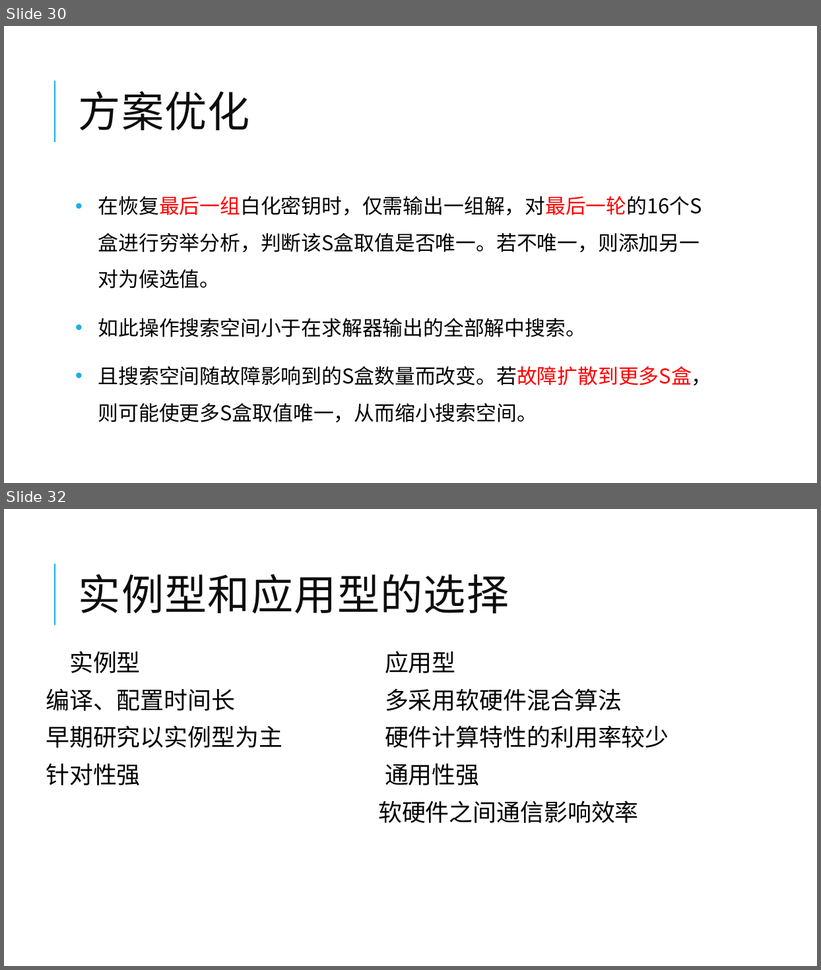
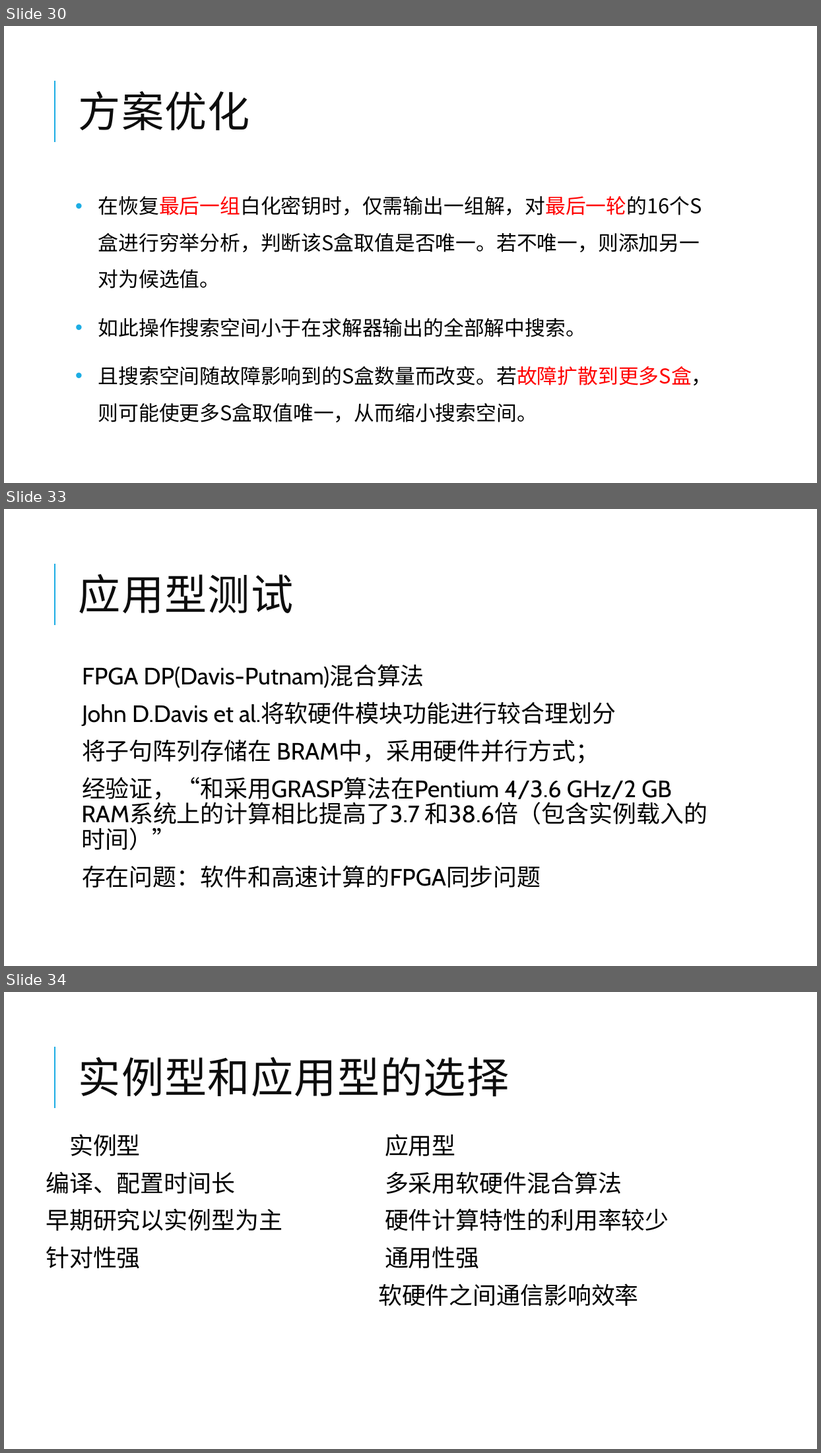
Before and after one commit to yberlin/hello-world, a slide deck: 数电/代数解析器与其密码学领域的应用.pptx. Shown one above the other, each under a label of ours: slides 30 and 32 before the commit, slides 30, 33 and 34 after it; the slides between them are not shown. The pictures are 821x970 and 821x1453 pixels, drawn with LibreOffice and Linux fonts; fonts in the diff are those of the drawing. Boxes give left, top, right and bottom in pixels: in the first picture for what was removed or moved away, otherwise in the second. Text is boxed around its words. In the diff, an @@ line names an element or a change of style, - is before the commit and + after.

```diff
--- a/数电/代数解析器与其密码学领域的应用.pptx
+++ b/数电/代数解析器与其密码学领域的应用.pptx
@@ slide 33 added at <box>4,509,817,966</box>, background #FFFFFF; not listed: 1 template element that a slide beside it also shows @@
@@ title added at <box>79,574,294,614</box>, 50 pt, text #0D0D0D @@
+应用型测试
@@ text added at <box>81,665,708,888</box>, 28 pt, text #000000 @@
+  FPGA DP(Davis-Putnam)混合算法
+  John D.Davis et al.将软硬件模块功能进行较合理划分
+  将子句阵列存储在 BRAM中，采用硬件并行方式；
+  经验证，“和采用GRASP算法在Pentium 4/3.6 GHz/2 GB RAM系统上的计算相比提高了3.7 和38.6倍（包含实例载入的时间）”
+  存在问题：软件和高速计算的FPGA同步问题
@@ what was slide 32 is now slide 34 @@
```
Also in this commit, not shown: 4 slides changed, 3 other slides added.
